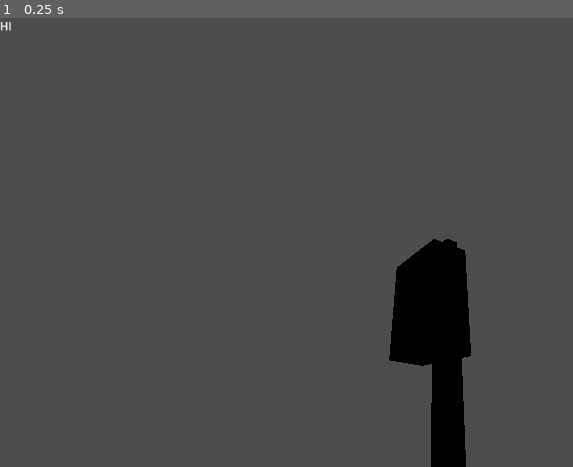
Above: before the commit, frame 1.
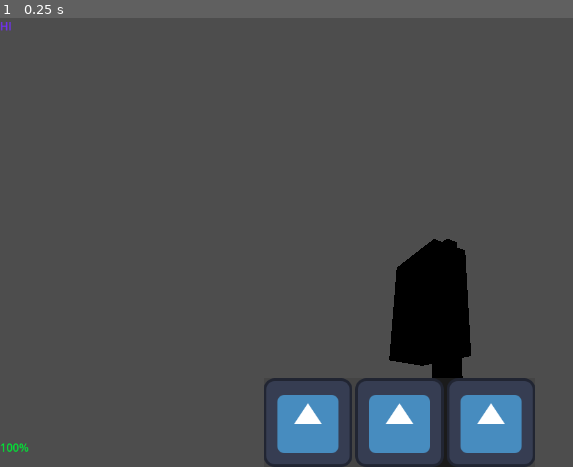
Above: after the commit, the same moment.

Repository: NewbieDev2920/RevProject
Game: Godot game, scene res://player.tscn
Same seed, same stepped clock (60 frames per second), same inputs: the game is played once before the commit and once after it. This scene is started directly instead of the project's main scene. The engine's default icon, where the game draws it, is replaced by a stand-in: a white triangle on a blue panel in a dark square.
Inputs:
- Up to frame 1 (0.25 s): no input

The runs differ from the first frame. In frame 1, 6.2% of the frame differs, in the area x 0-94%, y 0-100%.

Commit message:
Gravity changed to 12m/s^2, GUI item panel added

Diff:
--- a/Player.gd
+++ b/Player.gd
@@ -77,6 +77,7 @@
 			velocity.z = lerp(velocity.z, direction.z * applySpeed(), delta * 7.0)
 
 	else:
+		stateIndicator.text = "IN AIR"
 		velocity.x = lerp(velocity.x, direction.x * applySpeed(), delta * 3.0)
 		velocity.z = lerp(velocity.z, direction.z * applySpeed(), delta * 3.0)
 	#Head Bob
--- a/player.tscn
+++ b/player.tscn
@@ -1,6 +1,7 @@
-[gd_scene load_steps=15 format=3 uid="uid://dx0d08ed27pab"]
+[gd_scene load_steps=16 format=3 uid="uid://dx0d08ed27pab"]
 
 [ext_resource type="Script" uid="uid://bpomisc8rp6y1" path="res://Player.gd" id="1_g5cfs"]
+[ext_resource type="Texture2D" uid="uid://cawooqja1skf4" path="res://icon.svg" id="2_onrkg"]
 
 [sub_resource type="StandardMaterial3D" id="StandardMaterial3D_4flbx"]
 albedo_color = Color(1, 0.254902, 0.239216, 1)
@@ -170,10 +171,57 @@
 [node name="CanvasLayer" type="CanvasLayer" parent="Head/Camera3D"]
 
 [node name="StateIndicator" type="RichTextLabel" parent="Head/Camera3D/CanvasLayer"]
+modulate = Color(0.458824, 0.184314, 1, 1)
 offset_right = 223.0
 offset_bottom = 40.0
 text = "HI"
 
+[node name="MarginContainer" type="MarginContainer" parent="Head/Camera3D/CanvasLayer"]
+anchors_preset = 7
+anchor_left = 0.5
+anchor_top = 1.0
+anchor_right = 0.5
+anchor_bottom = 1.0
+offset_left = -64.0
+offset_top = -128.0
+offset_right = 64.0
+grow_horizontal = 2
+grow_vertical = 0
+theme_override_constants/margin_left = 20
+theme_override_constants/margin_right = 20
+
+[node name="ColorRect" type="ColorRect" parent="Head/Camera3D/CanvasLayer/MarginContainer"]
+layout_mode = 2
+color = Color(0.230315, 0.230315, 0.230315, 0.466667)
+
+[node name="VBoxContainer" type="HBoxContainer" parent="Head/Camera3D/CanvasLayer/MarginContainer"]
+self_modulate = Color(1, 0.490196, 1, 0.415686)
+layout_mode = 2
+
+[node name="TextureRect" type="TextureRect" parent="Head/Camera3D/CanvasLayer/MarginContainer/VBoxContainer"]
+layout_mode = 2
+texture = ExtResource("2_onrkg")
+
+[node name="TextureRect2" type="TextureRect" parent="Head/Camera3D/CanvasLayer/MarginContainer/VBoxContainer"]
+layout_mode = 2
+texture = ExtResource("2_onrkg")
+
+[node name="TextureRect3" type="TextureRect" parent="Head/Camera3D/CanvasLayer/MarginContainer/VBoxContainer"]
+layout_mode = 2
+texture = ExtResource("2_onrkg")
+
+[node name="StaminaIndicator" type="RichTextLabel" parent="Head/Camera3D/CanvasLayer"]
+modulate = Color(2.69532e-06, 0.900235, 0.206458, 1)
+anchors_preset = 2
+anchor_top = 1.0
+anchor_bottom = 1.0
+offset_top = -40.0
+offset_right = 223.0
+grow_vertical = 0
+size_flags_horizontal = 4
+size_flags_vertical = 4
+text = "100%"
+
 [node name="MultiplayerSynchronizer" type="MultiplayerSynchronizer" parent="."]
 replication_config = SubResource("SceneReplicationConfig_mcsom")
 
--- a/project.godot
+++ b/project.godot
@@ -60,3 +60,7 @@
 "events": [Object(InputEventMouseButton,"resource_local_to_scene":false,"resource_name":"","device":-1,"window_id":0,"a …(258 unchanged characters)…
 ]
 }
+
+[physics]
+
+3d/default_gravity=12.0
